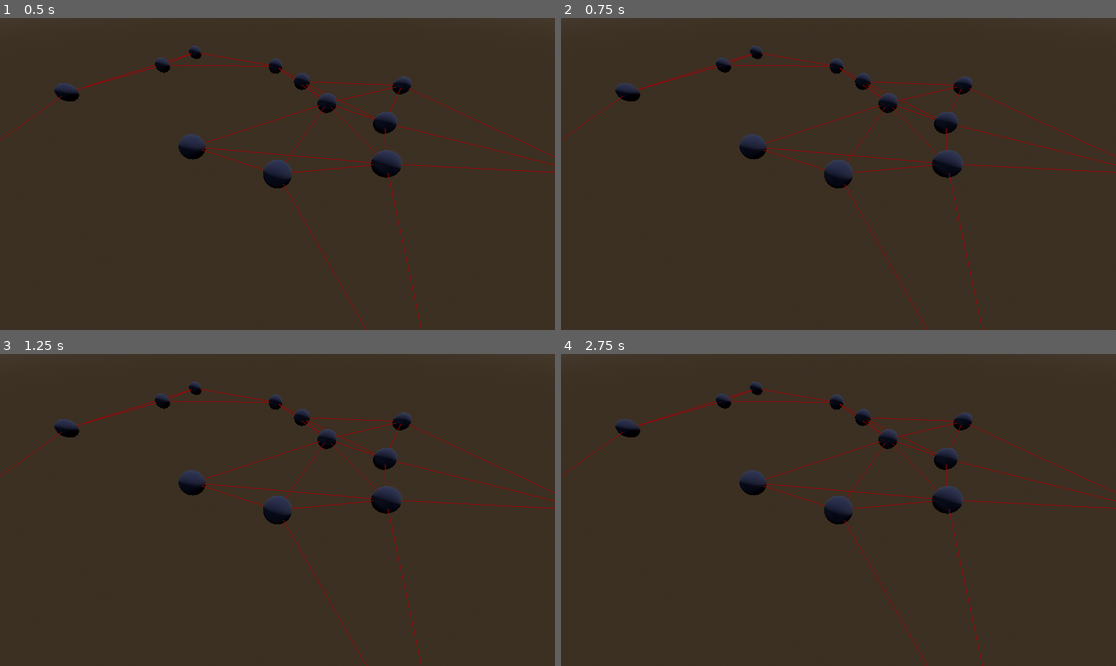
Above: before the commit, frames 1-4 (two rows, left to right).
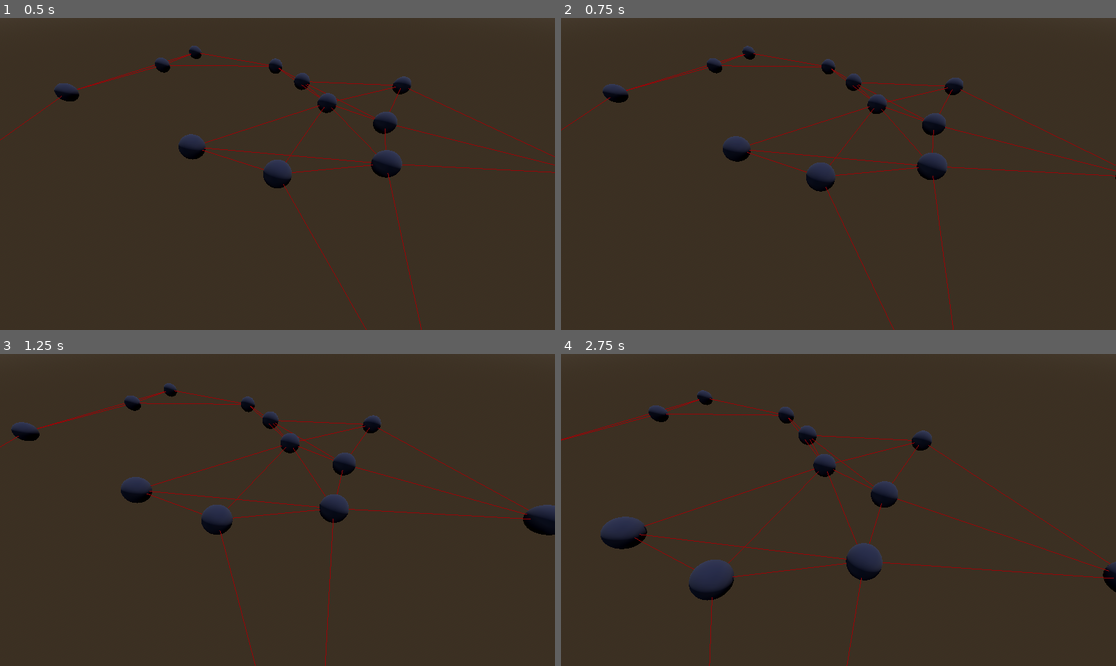
Above: after the commit, the same moments.

Repository: pastthepixels/cosmic-landlord
Game: Godot game, scene res://scenes/planet_screen/planet_screen.tscn
The game is run twice, just before and just after one commit, with the same random seed, the same clock (stepped at 60 frames per second) and the same inputs. This scene is started directly instead of the project's main scene.
Inputs (mouse positions are in pixels of both pictures, inside the frame that each line leads up to):
- Up to frame 1 (0.5 s): no input
- Up to frame 2 (0.75 s): tap Enter at 0.5 s; move the mouse to (960, 158) at 0.52 s
- Up to frame 3 (1.25 s): no input
- Up to frame 4 (2.75 s): move the mouse to (727, 525) at 1.27 s; move the mouse to (894, 441) at 2.02 s

Frame 1 is identical in both runs. In frame 2, 4.7% of the frame differs, in the area x 0-100%, y 8-100%; in frame 3, 6.5%; in frame 4, 7.3%.

Commit message:
Improve mouse navigation

Diff:
--- a/scenes/planet_screen/Camera3D.gd
+++ b/scenes/planet_screen/Camera3D.gd
@@ -1,8 +1,10 @@
 extends Camera3D
 
-@export var speed : float = 1;
+@export var speed : float = 50;
 
 @export var movement_threshold = 0.2;
+
+var movement_velocity = Vector3()
 
 
 # Called when the node enters the scene tree for the first time.
@@ -12,13 +14,15 @@
 
 # Called every frame. 'delta' is the elapsed time since the previous frame.
 func _process(delta):
+	movement_velocity = movement_velocity.cubic_interpolate(Vector3(), movement_velocity, Vector3(), 0.2)
+	position += movement_velocity
 	# Mouse panning
 	var mouse_pos_normalized = Vector2(get_viewport().get_mouse_position()) / Vector2(get_viewport().size)
-	if mouse_pos_normalized.y > (1 - movement_threshold):
-		self.position.z += speed * (mouse_pos_normalized.y - (1 - movement_threshold)) * delta
-	if mouse_pos_normalized.y < (movement_threshold):
-		self.position.z += speed * (mouse_pos_normalized.y - movement_threshold) * delta
-	if mouse_pos_normalized.x > (1 - movement_threshold):
-		self.position.x += speed * (mouse_pos_normalized.x - (1 - movement_threshold)) * delta
-	if mouse_pos_normalized.x < (movement_threshold):
-		self.position.x += speed * (mouse_pos_normalized.x - movement_threshold) * delta
+	# If mouse_pos_normalised is on one of the edges of the screen
+	if mouse_pos_normalized.y > (1 - movement_threshold) or \
+		mouse_pos_normalized.y < (movement_threshold) or \
+		mouse_pos_normalized.x > (1 - movement_threshold) or \
+		mouse_pos_normalized.x < (movement_threshold):
+		var amount = (mouse_pos_normalized - Vector2(0.5, 0.5)) * speed * delta
+		movement_velocity.z = amount.y
+		movement_velocity.x = amount.x
--- a/scenes/planet_screen/planet_screen.tscn
+++ b/scenes/planet_screen/planet_screen.tscn
@@ -31,7 +31,8 @@
 [node name="Camera3D" type="Camera3D" parent="."]
 transform = Transform3D(1, 0, 0, 0, 0.707107, 0.707107, 0, -0.707107, 0.707107, 0, 5, 5)
 script = ExtResource("1_du1fq")
-speed = 20.0
+speed = 15.0
+movement_threshold = 0.3
 
 [node name="Planets" type="Node3D" parent="."]
 
